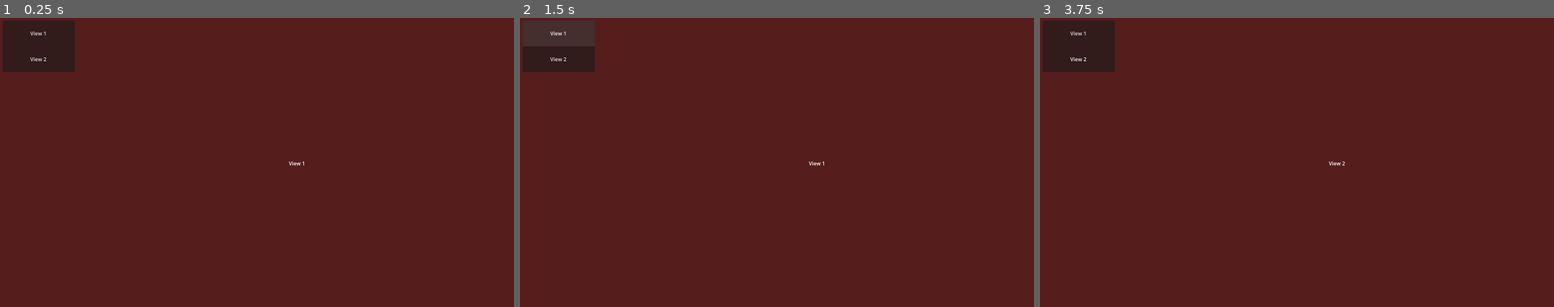
Above: before the commit, frames 1-3 (left to right).
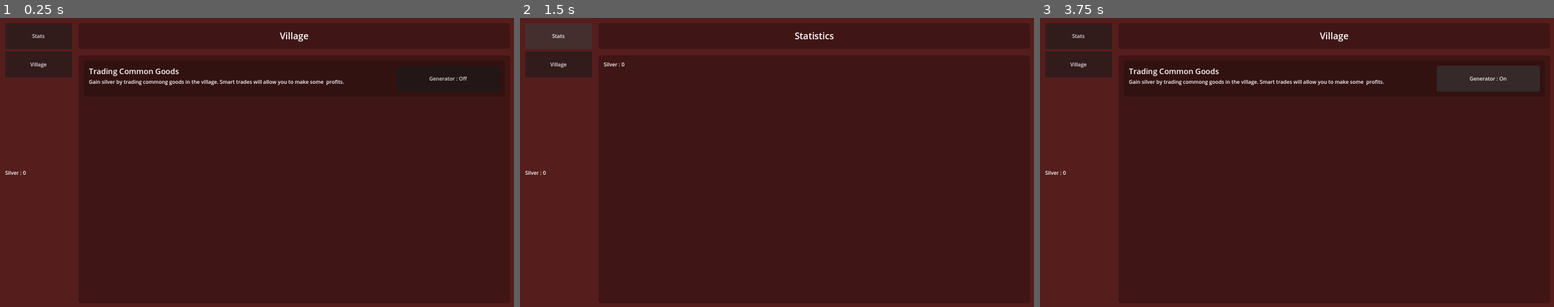
Above: after the commit, the same moments.

Repository: ZibelineDev/idle_tuto_reboot
Game: Godot game, scene res://singletons/game/game.tscn
Same seed, same stepped clock (60 frames per second), same inputs: the game is played once before the commit and once after it.
Inputs (mouse positions are in pixels of both pictures, inside the frame that each line leads up to):
- Up to frame 1 (0.25 s): no input
- Up to frame 2 (1.5 s): click (561, 32) at 0.5 s, where only the run before the commit has a clickable "View 1"; click (561, 35) at 1.25 s, where only the run after the commit has a clickable "Stats"
- Up to frame 3 (3.75 s): click (1081, 58) at 2 s, where only the run before the commit has a clickable "View 2"; click (1081, 64) at 2.75 s, where only the run after the commit has a clickable "Village"; click (1487, 78) at 3.5 s, where only the run after the commit has a clickable "Generator : Off"

The runs differ from the first frame. In frame 1, 11% of the frame differs, in the area x 0-99%, y 0-55%; in frame 2, 0.7%; in frame 3, 11%.

Commit message:
💄 Create a basic UI to work with

Diff:
--- /dev/null
+++ b/assets/styles/style_box_flat/red_container.tres
@@ -0,0 +1,8 @@
+[gd_resource type="StyleBoxFlat" format=3 uid="uid://b47mwlgctp6de"]
+
+[resource]
+bg_color = Color(0.247059, 0.0823529, 0.0823529, 1)
+corner_radius_top_left = 8
+corner_radius_top_right = 8
+corner_radius_bottom_right = 8
+corner_radius_bottom_left = 8
--- a/scenes/user_interface/user_interface.tscn
+++ b/scenes/user_interface/user_interface.tscn
@@ -1,11 +1,23 @@
-[gd_scene load_steps=4 format=3 uid="uid://cu26oi1spy512"]
+[gd_scene load_steps=8 format=3 uid="uid://cu26oi1spy512"]
 
 [ext_resource type="Script" path="res://scenes/user_interface/user_interface.gd" id="1_yjqbu"]
 [ext_resource type="Script" path="res://scenes/user_interface/navigation_button.gd" id="2_w1f2f"]
+[ext_resource type="StyleBox" uid="uid://b47mwlgctp6de" path="res://assets/styles/style_box_flat/red_container.tres" id="3_2wb5t"]
+[ext_resource type="PackedScene" uid="uid://cfgqkghn7jtn" path="res://components/label_silver/label_silver.tscn" id="4_wle1u"]
+[ext_resource type="PackedScene" uid="uid://bv3q713yk7i2j" path="res://components/button_generator_toggle/generator_toggle_button.tscn" id="5_vi74m"]
 
 [sub_resource type="StyleBoxFlat" id="StyleBoxFlat_6lwjp"]
 bg_color = Color(0.6, 0.6, 0.6, 0)
 
+[sub_resource type="StyleBoxFlat" id="StyleBoxFlat_8l535"]
+bg_color = Color(0.196078, 0.0666667, 0.0666667, 1)
+border_color = Color(0.196078, 0.0666667, 0.0666667, 1)
+corner_radius_top_left = 8
+corner_radius_top_right = 8
+corner_radius_bottom_right = 8
+corner_radius_bottom_left = 8
+anti_aliasing = false
+
 [node name="UserInterface" type="Panel"]
 anchors_preset = 15
 anchor_right = 1.0
@@ -34,76 +46,214 @@
 layout_mode = 2
 size_flags_horizontal = 3
 size_flags_vertical = 3
-theme_override_constants/margin_left = 8
-theme_override_constants/margin_top = 8
-theme_override_constants/margin_right = 8
-theme_override_constants/margin_bottom = 8
+theme_override_constants/margin_left = 16
+theme_override_constants/margin_top = 16
+theme_override_constants/margin_right = 16
+theme_override_constants/margin_bottom = 16
 
 [node name="VBoxContainer" type="VBoxContainer" parent="HBoxContainer/LeftPanel/Navigator/MarginContainer"]
 layout_mode = 2
 size_flags_horizontal = 3
 size_flags_vertical = 3
-theme_override_constants/separation = 0
-
-[node name="Button" type="Button" parent="HBoxContainer/LeftPanel/Navigator/MarginContainer/VBoxContainer"]
-custom_minimum_size = Vector2(0, 80)
-layout_mode = 2
-text = "View 1"
+theme_override_constants/separation = 8
+
+[node name="StatsButton" type="Button" parent="HBoxContainer/LeftPanel/Navigator/MarginContainer/VBoxContainer"]
+custom_minimum_size = Vector2(0, 80)
+layout_mode = 2
+text = "Stats"
 script = ExtResource("2_w1f2f")
 navigation_index = 0
 
-[node name="Button2" type="Button" parent="HBoxContainer/LeftPanel/Navigator/MarginContainer/VBoxContainer"]
-custom_minimum_size = Vector2(0, 80)
-layout_mode = 2
-text = "View 2
-"
+[node name="VillageButton" type="Button" parent="HBoxContainer/LeftPanel/Navigator/MarginContainer/VBoxContainer"]
+custom_minimum_size = Vector2(0, 80)
+layout_mode = 2
+text = "Village"
 script = ExtResource("2_w1f2f")
 navigation_index = 1
 
-[node name="Resources" type="Control" parent="HBoxContainer/LeftPanel"]
-layout_mode = 2
-size_flags_vertical = 3
+[node name="Resources" type="ScrollContainer" parent="HBoxContainer/LeftPanel"]
+layout_mode = 2
+size_flags_vertical = 3
+
+[node name="MarginContainer" type="MarginContainer" parent="HBoxContainer/LeftPanel/Resources"]
+layout_mode = 2
+size_flags_horizontal = 3
+size_flags_vertical = 3
+theme_override_constants/margin_left = 16
+theme_override_constants/margin_top = 16
+theme_override_constants/margin_right = 16
+theme_override_constants/margin_bottom = 16
+
+[node name="VBoxContainer" type="VBoxContainer" parent="HBoxContainer/LeftPanel/Resources/MarginContainer"]
+layout_mode = 2
+
+[node name="LabelSilver" parent="HBoxContainer/LeftPanel/Resources/MarginContainer/VBoxContainer" instance=ExtResource("4_wle1u")]
+layout_mode = 2
 
 [node name="MainView" type="TabContainer" parent="HBoxContainer"]
 unique_name_in_owner = true
 layout_mode = 2
 size_flags_horizontal = 3
 theme_override_styles/panel = SubResource("StyleBoxFlat_6lwjp")
+current_tab = 1
 tabs_visible = false
 
-[node name="View1" type="Control" parent="HBoxContainer/MainView"]
-layout_mode = 2
-
-[node name="Label" type="Label" parent="HBoxContainer/MainView/View1"]
-layout_mode = 1
-anchors_preset = 8
-anchor_left = 0.5
-anchor_top = 0.5
-anchor_right = 0.5
-anchor_bottom = 0.5
-offset_left = -20.0
-offset_top = -11.5
-offset_right = 20.0
-offset_bottom = 11.5
-grow_horizontal = 2
-grow_vertical = 2
-text = "View 1"
-
-[node name="View2" type="Control" parent="HBoxContainer/MainView"]
+[node name="Stats" type="VBoxContainer" parent="HBoxContainer/MainView"]
 visible = false
 layout_mode = 2
 
-[node name="Label" type="Label" parent="HBoxContainer/MainView/View2"]
-layout_mode = 1
-anchors_preset = 8
-anchor_left = 0.5
-anchor_top = 0.5
-anchor_right = 0.5
-anchor_bottom = 0.5
-offset_left = -20.0
-offset_top = -11.5
-offset_right = 20.0
-offset_bottom = 11.5
-grow_horizontal = 2
-grow_vertical = 2
-text = "View 2"
+[node name="MarginContainer" type="MarginContainer" parent="HBoxContainer/MainView/Stats"]
+layout_mode = 2
+theme_override_constants/margin_left = 0
+theme_override_constants/margin_top = 16
+theme_override_constants/margin_right = 16
+theme_override_constants/margin_bottom = 16
+
+[node name="Panel" type="Panel" parent="HBoxContainer/MainView/Stats/MarginContainer"]
+custom_minimum_size = Vector2(0, 80)
+layout_mode = 2
+theme_override_styles/panel = ExtResource("3_2wb5t")
+
+[node name="Label" type="Label" parent="HBoxContainer/MainView/Stats/MarginContainer/Panel"]
+layout_mode = 1
+anchors_preset = 15
+anchor_right = 1.0
+anchor_bottom = 1.0
+grow_horizontal = 2
+grow_vertical = 2
+theme_type_variation = &"HeaderLarge"
+text = "Statistics"
+horizontal_alignment = 1
+vertical_alignment = 1
+
+[node name="MarginContainer2" type="MarginContainer" parent="HBoxContainer/MainView/Stats"]
+layout_mode = 2
+size_flags_vertical = 3
+theme_override_constants/margin_left = 0
+theme_override_constants/margin_top = 0
+theme_override_constants/margin_right = 16
+theme_override_constants/margin_bottom = 16
+
+[node name="Panel" type="Panel" parent="HBoxContainer/MainView/Stats/MarginContainer2"]
+layout_mode = 2
+theme_override_styles/panel = ExtResource("3_2wb5t")
+
+[node name="MarginContainer" type="MarginContainer" parent="HBoxContainer/MainView/Stats/MarginContainer2/Panel"]
+layout_mode = 1
+anchors_preset = 15
+anchor_right = 1.0
+anchor_bottom = 1.0
+grow_horizontal = 2
+grow_vertical = 2
+theme_override_constants/margin_left = 16
+theme_override_constants/margin_top = 16
+theme_override_constants/margin_right = 16
+theme_override_constants/margin_bottom = 16
+
+[node name="ScrollContainer" type="ScrollContainer" parent="HBoxContainer/MainView/Stats/MarginContainer2/Panel/MarginContainer"]
+layout_mode = 2
+
+[node name="VBoxContainer" type="VBoxContainer" parent="HBoxContainer/MainView/Stats/MarginContainer2/Panel/MarginContainer/ScrollContainer"]
+layout_mode = 2
+size_flags_horizontal = 3
+size_flags_vertical = 3
+
+[node name="LabelSilver" parent="HBoxContainer/MainView/Stats/MarginContainer2/Panel/MarginContainer/ScrollContainer/VBoxContainer" instance=ExtResource("4_wle1u")]
+layout_mode = 2
+
+[node name="Village" type="VBoxContainer" parent="HBoxContainer/MainView"]
+layout_mode = 2
+
+[node name="MarginContainer" type="MarginContainer" parent="HBoxContainer/MainView/Village"]
+layout_mode = 2
+theme_override_constants/margin_left = 0
+theme_override_constants/margin_top = 16
+theme_override_constants/margin_right = 16
+theme_override_constants/margin_bottom = 16
+
+[node name="Panel" type="Panel" parent="HBoxContainer/MainView/Village/MarginContainer"]
+custom_minimum_size = Vector2(0, 80)
+layout_mode = 2
+theme_override_styles/panel = ExtResource("3_2wb5t")
+
+[node name="Label" type="Label" parent="HBoxContainer/MainView/Village/MarginContainer/Panel"]
+layout_mode = 1
+anchors_preset = 15
+anchor_right = 1.0
+anchor_bottom = 1.0
+grow_horizontal = 2
+grow_vertical = 2
+theme_type_variation = &"HeaderLarge"
+text = "Village
+"
+horizontal_alignment = 1
+vertical_alignment = 1
+
+[node name="MarginContainer2" type="MarginContainer" parent="HBoxContainer/MainView/Village"]
+layout_mode = 2
+size_flags_vertical = 3
+theme_override_constants/margin_left = 0
+theme_override_constants/margin_top = 0
+theme_override_constants/margin_right = 16
+theme_override_constants/margin_bottom = 16
+
+[node name="Panel" type="Panel" parent="HBoxContainer/MainView/Village/MarginContainer2"]
+layout_mode = 2
+theme_override_styles/panel = ExtResource("3_2wb5t")
+
+[node name="MarginContainer" type="MarginContainer" parent="HBoxContainer/MainView/Village/MarginContainer2/Panel"]
+layout_mode = 1
+anchors_preset = 15
+anchor_right = 1.0
+anchor_bottom = 1.0
+grow_horizontal = 2
+grow_vertical = 2
+theme_override_constants/margin_left = 16
+theme_override_constants/margin_top = 16
+theme_override_constants/margin_right = 16
+theme_override_constants/margin_bottom = 16
+
+[node name="ScrollContainer" type="ScrollContainer" parent="HBoxContainer/MainView/Village/MarginContainer2/Panel/MarginContainer"]
+layout_mode = 2
+
+[node name="VBoxContainer" type="VBoxContainer" parent="HBoxContainer/MainView/Village/MarginContainer2/Panel/MarginContainer/ScrollContainer"]
+layout_mode = 2
+size_flags_horizontal = 3
+size_flags_vertical = 3
+
+[node name="PanelContainer" type="PanelContainer" parent="HBoxContainer/MainView/Village/MarginContainer2/Panel/MarginContainer/ScrollContainer/VBoxContainer"]
+layout_mode = 2
+theme_override_styles/panel = SubResource("StyleBoxFlat_8l535")
+
+[node name="HBoxContainer" type="HBoxContainer" parent="HBoxContainer/MainView/Village/MarginContainer2/Panel/MarginContainer/ScrollContainer/VBoxContainer/PanelContainer"]
+layout_mode = 2
+
+[node name="MarginContainer2" type="MarginContainer" parent="HBoxContainer/MainView/Village/MarginContainer2/Panel/MarginContainer/ScrollContainer/VBoxContainer/PanelContainer/HBoxContainer"]
+layout_mode = 2
+size_flags_horizontal = 3
+theme_override_constants/margin_left = 16
+theme_override_constants/margin_top = 16
+theme_override_constants/margin_right = 16
+theme_override_constants/margin_bottom = 16
+
+[node name="VBoxContainer" type="VBoxContainer" parent="HBoxContainer/MainView/Village/MarginContainer2/Panel/MarginContainer/ScrollContainer/VBoxContainer/PanelContainer/HBoxContainer/MarginContainer2"]
+layout_mode = 2
+
+[node name="Label" type="Label" parent="HBoxContainer/MainView/Village/MarginContainer2/Panel/MarginContainer/ScrollContainer/VBoxContainer/PanelContainer/HBoxContainer/MarginContainer2/VBoxContainer"]
+layout_mode = 2
+theme_type_variation = &"HeaderMedium"
+text = "Trading Common Goods"
+
+[node name="Label2" type="Label" parent="HBoxContainer/MainView/Village/MarginContainer2/Panel/MarginContainer/ScrollContainer/VBoxContainer/PanelContainer/HBoxContainer/MarginContainer2/VBoxContainer"]
+layout_mode = 2
+text = "Gain silver by trading commong goods in the village. Smart trades will allow you to make some  profits."
+
+[node name="MarginContainer" type="MarginContainer" parent="HBoxContainer/MainView/Village/MarginContainer2/Panel/MarginContainer/ScrollContainer/VBoxContainer/PanelContainer/HBoxContainer"]
+layout_mode = 2
+theme_override_constants/margin_left = 16
+theme_override_constants/margin_top = 16
+theme_override_constants/margin_right = 16
+theme_override_constants/margin_bottom = 16
+
+[node name="GeneratorToggleButton" parent="HBoxContainer/MainView/Village/MarginContainer2/Panel/MarginContainer/ScrollContainer/VBoxContainer/PanelContainer/HBoxContainer/MarginContainer" instance=ExtResource("5_vi74m")]
+layout_mode = 2
